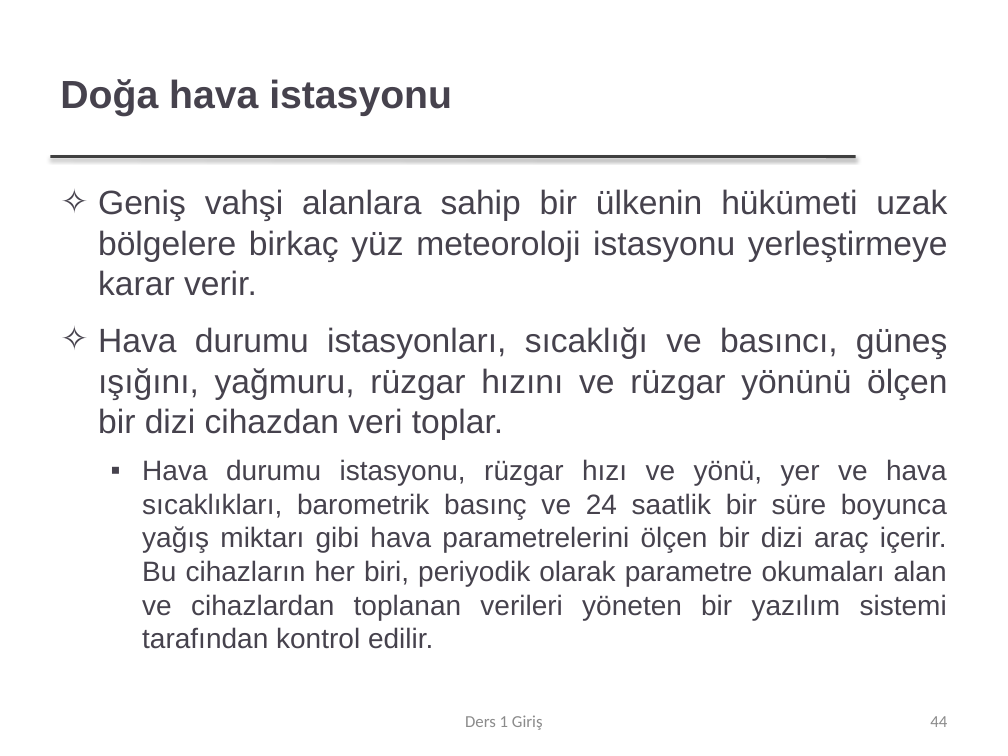
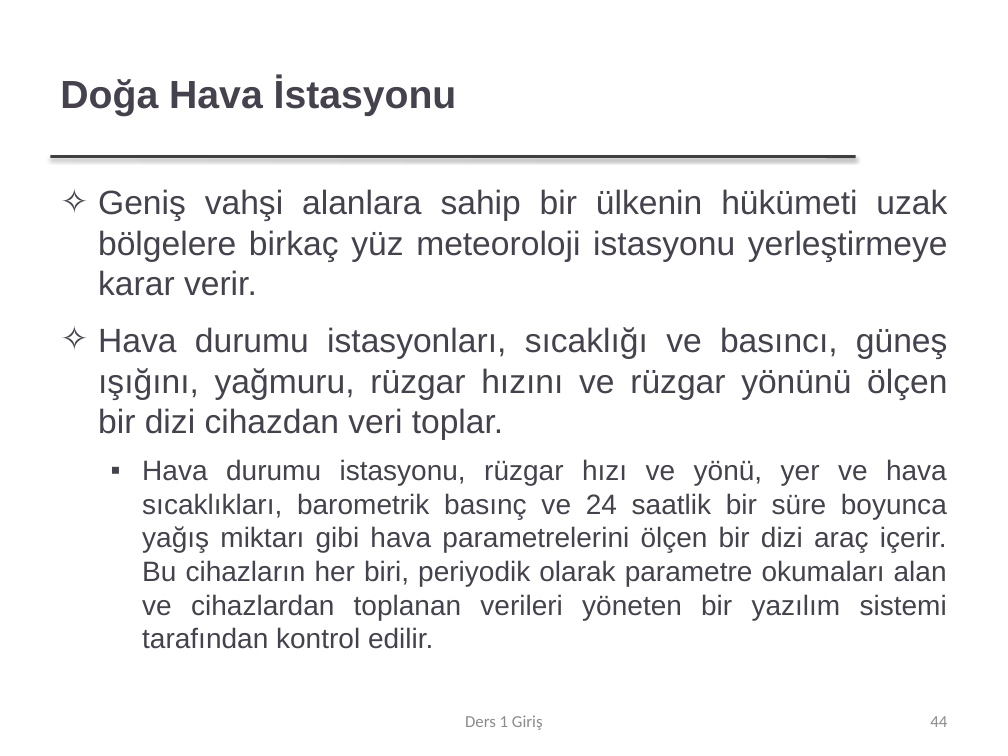
Before and after one commit to FurkanGozukara/Yazilim-Muhendisligi-IT522-2021, a slide deck: slide 44 of dersler/Ders 1 - Giriş.pptx. Drawn at 1008x756 pixels with LibreOffice and Linux fonts; fonts in the diff are those of the drawing; background and template pictures are left out. Boxes give left, top, right and bottom in pixels: in the first picture for what was removed or moved away, otherwise in the second. Text is boxed around its words. In the diff, an @@ line names an element or a change of style, - is before the commit and + after.

```diff
--- a/dersler/Ders 1 - Giriş.pptx
+++ b/dersler/Ders 1 - Giriş.pptx
@@ title at [60, 77, 457, 116]: text changed @@
-Doğa hava istasyonu
+Doğa Hava İstasyonu
```
Also in this commit, not shown: 42 other slides changed, 1 slide added, 1 slide removed, 1 other file.
